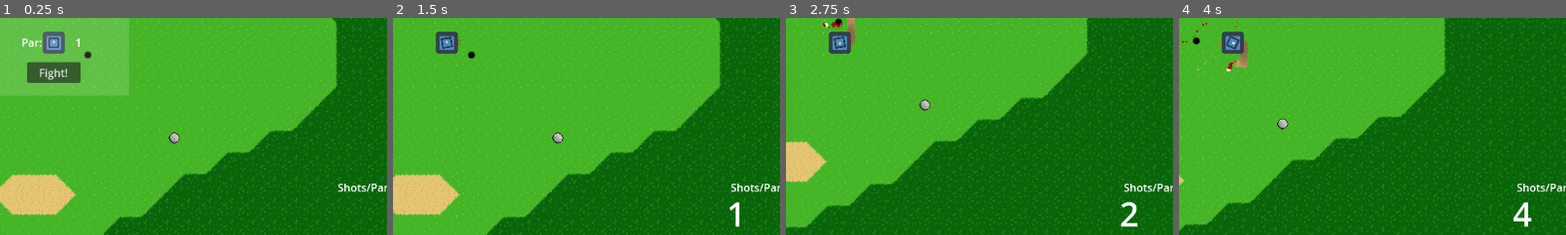
Above: before the commit, frames 1-4 (left to right).
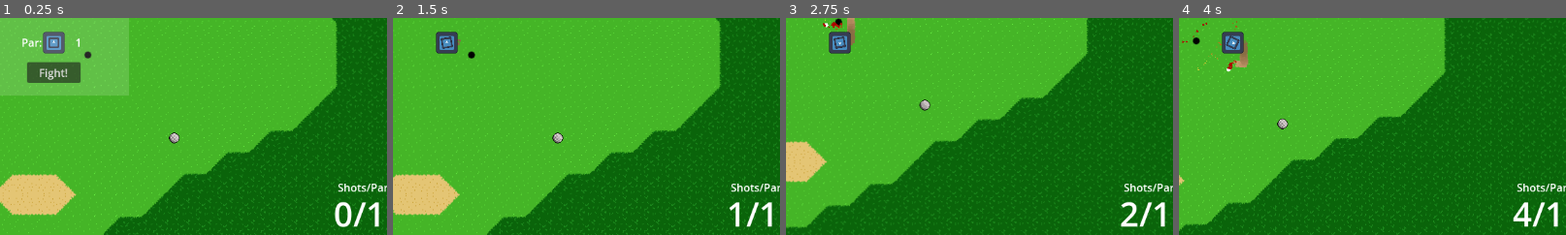
Above: after the commit, the same moments.

Repository: Sabertooth-Software/Bunker-Buster
Game: Godot game, scene res://Scenes/Levels/Hole 1.tscn
The game is run twice, just before and just after one commit, with the same random seed, the same clock (stepped at 60 frames per second) and the same inputs. The engine's default icon, where the game draws it, is replaced by a stand-in: a white triangle on a blue panel in a dark square.
Inputs (mouse positions are % of the whole screen's width and height, from its top left):
- Up to frame 1 (0.25 s): no input
- Up to frame 2 (1.5 s): click "Fight!" at 0.5 s; move the mouse to (72, 45) at 1.27 s; hold Right (right) from 1.28 s (still down); tap Space (shoot) at 1.35 s
- Up to frame 3 (2.75 s): move the mouse to (30, 55) at 2.02 s; release Right (right) at 2.03 s; hold S (down) from 2.03 s (still down); click (30, 55) at 2.1 s; tap Space (shoot) at 2.3 s
- Up to frame 4 (4 s): move the mouse to (60, 28) at 2.77 s; release S (down) at 2.78 s; hold Right (right) 2.78-3.53 s; tap Space (shoot) at 2.85, 3.6 s; move the mouse to (45, 70) at 3.52 s; hold Up (up) from 3.53 s (still down)
The pictures show only the part of the screen within x 43-93%, y 44-94%; the shares and areas given below are measured in that part.

The runs differ from the first frame. In frame 1, 0.6% of the frame differs, in the area x 86-98%, y 84-97%; in frame 2, 0.3%; in frame 3, 0.3%; in frame 4, 0.3%.

Commit message:
Fix par for gabe

Diff:
--- a/CounterUI.gd
+++ b/CounterUI.gd
@@ -1,9 +1,12 @@
 extends Control
 
 @onready var _count_text: RichTextLabel = $counter
+var par: int
 
 func _ready():
 	ShotCounter.score_update.connect(_on_score_update)
+	par = SceneManager.get_level_data().par
+	_count_text.text = "0/" + str(par)
 
 func _on_score_update(score: int):
-	_count_text.text = str(score)
+	_count_text.text = str(score) + "/" + str(par)
--- a/Scenes/Bullet.tscn
+++ b/Scenes/Bullet.tscn
@@ -32,4 +32,5 @@
 one_shot = true
 autostart = true
 
+[connection signal="body_entered" from="." to="." method="_on_body_entered"]
 [connection signal="timeout" from="Timer" to="." method="_on_timer_timeout"]
--- a/Scripts/Bullet.gd
+++ b/Scripts/Bullet.gd
@@ -14,3 +14,6 @@
 
 func _on_timer_timeout():
 	queue_free()
+
+func _on_body_entered(body):
+	queue_free()
--- a/Scripts/MainCharacter.gd
+++ b/Scripts/MainCharacter.gd
@@ -3,9 +3,12 @@
 
 @export var bullet: PackedScene
 
+var _start_position: Vector2
+
 func _ready():
 	super._ready()
 	add_to_group(ShotCounter.tank_group)
+	_start_position = global_position
 
 func _process(_delta):
 	if GameModeManager.get_current_mode() == GameModeManager.Mode.TANKS:
@@ -23,3 +26,9 @@
 		var moving_vector: Vector2 = Input.get_vector("left", "right", "up", "down")
 		if moving_vector:
 			super.move(moving_vector)
+
+
+func _on_hit(_body_rid: RID, _body: Node2D, _body_shape_index: int, _local_shape_index: int):
+	if body is Bullet and self not in body.get_collision_exceptions():
+		global_position = _start_position
+		ShotCounter.shoot.emit()
